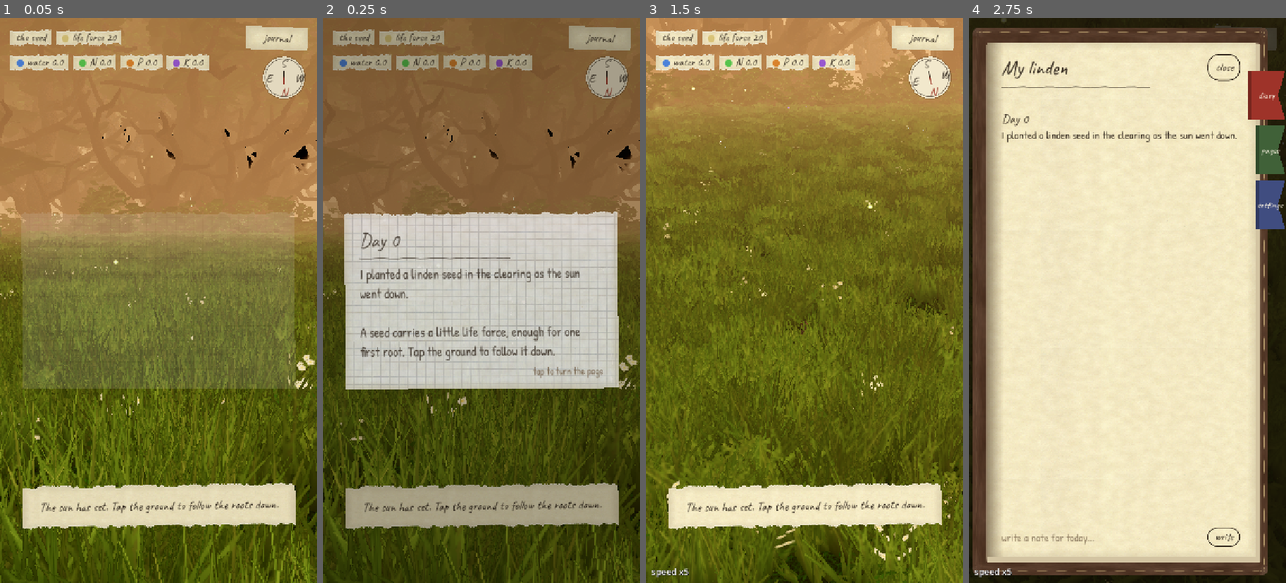
Above: before the commit, frames 1-4 (left to right).
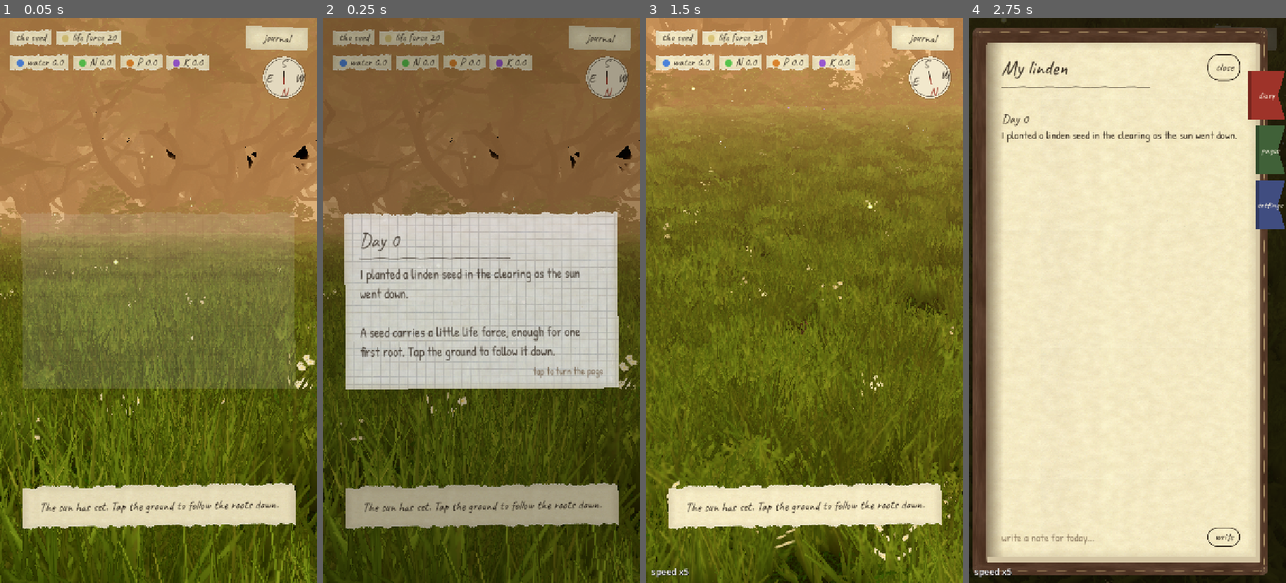
Above: after the commit, the same moments.

Repository: SimonSouleyman/gamdev
Game: Godot game, scene res://main.tscn
The game is run twice, just before and just after one commit, with the same random seed, the same clock (stepped at 60 frames per second) and the same inputs.
Inputs (mouse positions are in pixels of both pictures, inside the frame that each line leads up to):
- Up to frame 1 (0.05 s): no input
- Up to frame 2 (0.25 s): no input
- Up to frame 3 (1.5 s): tap Enter at 0.5 s; move the mouse to (874, 272) at 0.52 s; hold Right (ui_right) 0.53-1.25 s; tap T at 0.6 s; click (874, 272) at 0.67 s; tap Space at 0.77, 1.07 s; drag from (741, 328) to (788, 413) at 1.27 s
- Up to frame 4 (2.75 s): move the mouse to (1159, 176) at 2.02 s; hold Right (ui_right) from 2.03 s (still down); tap J at 2.1 s

The runs differ from the first frame. In frame 1, less than 0.1% of the frame differs, in the area x 7-98%, y 0-39%; in frame 2, less than 0.1%; in frame 3, less than 0.1%; in frame 4, nothing differs.

Commit message:
QA round 3 (robustness): a page cancels a sun drag, time in the background is grown on resume, grass fades with distance, meadow and forest counts in budgets.gd, forest cache pruned by version and keyed by the leaf atlas
Co-Authored-By: Claude Opus 5.5 (1M context) <noreply@anthropic.com>

Diff:
--- a/Tree/main.gd
+++ b/Tree/main.gd
@@ -324,9 +324,19 @@
 		SaveData.save_game(state)
 
 
+var _paused_at: float = -1.0
+
+
 func _notification(what: int) -> void:
 	if what == NOTIFICATION_WM_CLOSE_REQUEST or what == NOTIFICATION_APPLICATION_PAUSED:
 		save()
+		_paused_at = Time.get_unix_time_from_system()
+	elif what == NOTIFICATION_APPLICATION_RESUMED and _paused_at > 0.0 and state != null:
+		# Back from the background without a restart: the tree grew a little meanwhile too.
+		var away := clampf(Time.get_unix_time_from_system() - _paused_at, 0.0, 7.0 * 86400.0)
+		_paused_at = -1.0
+		if away > 1.0:
+			state.sim.apply_offline(away)
 
 
 func _unhandled_key_input(event: InputEvent) -> void:
--- a/Tree/shared/budgets.gd
+++ b/Tree/shared/budgets.gd
@@ -17,6 +17,8 @@
 const FOREST_VARIANT_NODES: int = 320
 const FOREST_BUSHES: int = 60
 const MEADOW_FLOWERS: int = 1500
+const MEADOW_GRASS_CLUMPS: int = 7000
+const MEADOW_HERB_CLUMPS: int = 900
 ## Max attraction markers alive in the tree canopy at once.
 const TREE_MARKERS: int = 2000
 ## Max main roots (one per night) a tree may grow; roughly a month plus spare nights.
--- a/Tree/tree/grass_card.gdshader
+++ b/Tree/tree/grass_card.gdshader
@@ -6,8 +6,8 @@
 
 uniform sampler2D clump_texture : source_color, filter_linear_mipmap, repeat_disable;
 uniform float wind_strength = 1.0;
-uniform float fade_start = 26.0;
-uniform float fade_end = 60.0;
+uniform float fade_start = 14.0;
+uniform float fade_end = 30.0;
 
 void vertex() {
 	vec3 world = (MODEL_MATRIX * vec4(0.0, 0.0, 0.0, 1.0)).xyz;
--- a/Tree/tree/scenery.gd
+++ b/Tree/tree/scenery.gd
@@ -77,7 +77,7 @@
 func _grow_variant(seed: int, variant: int, bark: Material, leaf: Material) -> ArrayMesh:
 	var kind: Dictionary = KINDS[variant]
 	# Grown once per seed, then kept in the user folder: later starts just load them.
-	var key := hash([FOREST_CACHE_VERSION, Budgets.FOREST_VARIANT_NODES, kind])
+	var key := hash([FOREST_CACHE_VERSION, Budgets.FOREST_VARIANT_NODES, kind, Assets.has_leaf_atlas()])
 	var cache := "user://cache/forest_%d_%d_%d.res" % [seed, variant, key]
 	if _cache_file_ok(cache):
 		var cached := ResourceLoader.load(cache, "", ResourceLoader.CACHE_MODE_IGNORE) as ArrayMesh
@@ -112,12 +112,19 @@
 
 
 ## Removes cached forests of other seeds or older generator versions.
+var _current_forest_files: Dictionary = {}
+
+
 func _prune_cache(seed: int) -> void:
+	_current_forest_files.clear()
+	for v in range(KINDS.size()):
+		var key := hash([FOREST_CACHE_VERSION, Budgets.FOREST_VARIANT_NODES, KINDS[v], Assets.has_leaf_atlas()])
+		_current_forest_files["forest_%d_%d_%d.res" % [seed, v, key]] = true
 	var dir := DirAccess.open("user://cache")
 	if dir == null:
 		return
 	for f in dir.get_files():
-		if f.begins_with("forest_") and not f.begins_with("forest_%d_" % seed):
+		if f.begins_with("forest_") and not _current_forest_files.has(f):
 			dir.remove(f)
 
 
@@ -126,7 +133,7 @@
 	sim.species.apical_dominance = kind["apical"]
 	sim.species.max_crown_radius = kind["crown"]
 	sim.species.phototropism = kind["photo"]
-	sim.graph.max_nodes = mini(int(kind["nodes"]), Budgets.FOREST_VARIANT_NODES + 80)
+	sim.graph.max_nodes = mini(int(kind["nodes"]), Budgets.FOREST_VARIANT_NODES)
 	# Grown quickly with small steps (big steps would make bushes): only the shape matters here.
 	sim.max_growth_per_second = 6.0
 	sim.markers_per_second = 30.0
--- a/Tree/tree/tree_view.gd
+++ b/Tree/tree/tree_view.gd
@@ -259,8 +259,8 @@
 	add_child(_sun_disc)
 
 
-const GRASS_CLUMPS := 7000
-const HERB_CLUMPS := 900
+const GRASS_CLUMPS := Budgets.MEADOW_GRASS_CLUMPS
+const HERB_CLUMPS := Budgets.MEADOW_HERB_CLUMPS
 const GRASS_RADIUS := 20.0
 
 
@@ -447,6 +447,7 @@
 		if _pressing:
 			_end_press(false)
 		_touches.clear()
+		sun_arc.cancel_drag()
 		_pinch_start = 0.0
 	_time += delta
 	_rebuild_timer += delta
--- a/Tree/ui/sun_arc.gd
+++ b/Tree/ui/sun_arc.gd
@@ -28,6 +28,11 @@
 	var h := size.y
 	var a := PI * (1.0 - clampf(p, 0.0, 1.0))
 	return Vector2(w * 0.5 + cos(a) * w * 0.42, h * 0.92 - sin(a) * h * 0.78)
+
+
+## A page opened mid-drag: drop the drag, or it would keep moving time while paused.
+func cancel_drag() -> void:
+	_dragging = false
 
 
 func is_dragging() -> bool:
